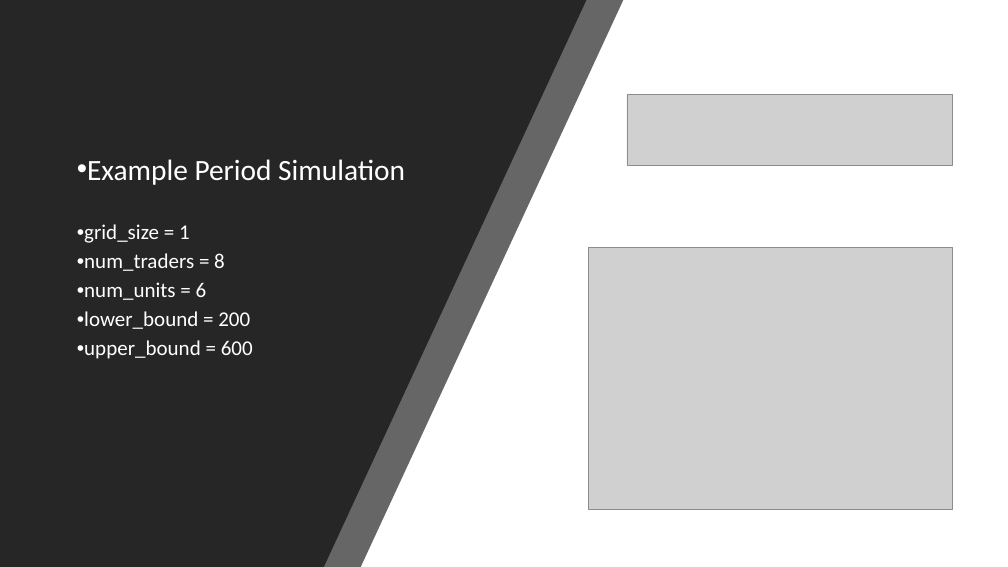
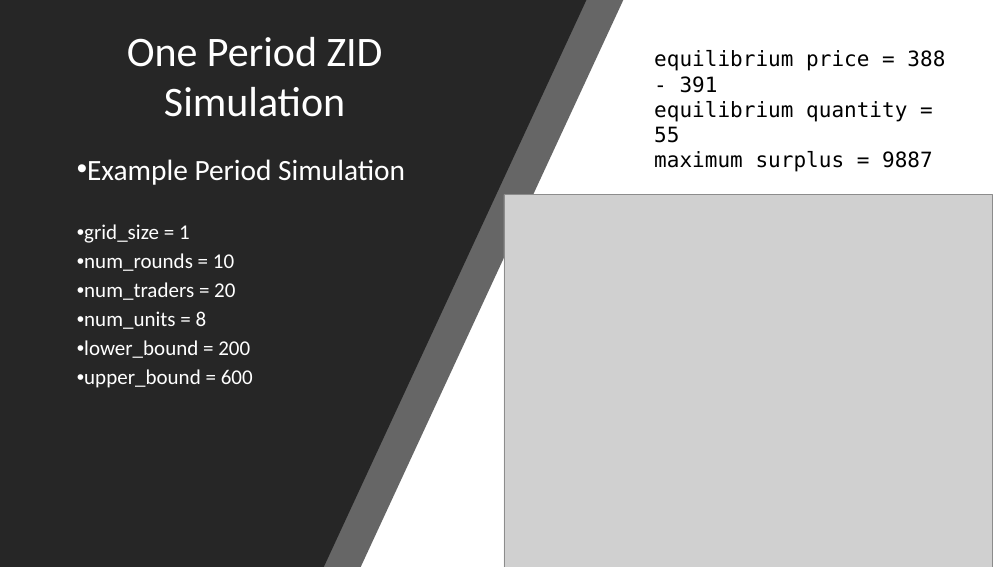
Before and after one commit to Kmccabe/dm_markets, a slide deck: slide 9 of talks/ZI Conference Talk V2.pptx. Drawn at 1008x567 pixels with LibreOffice and Linux fonts; fonts in the diff are those of the drawing; grey boxes stand for pictures. Boxes give left, top, right and bottom in pixels: in the first picture for what was removed or moved away, otherwise in the second. Text is boxed around its words. In the diff, an @@ line names an element or a change of style, - is before the commit and + after.

```diff
--- a/talks/ZI Conference Talk V2.pptx
+++ b/talks/ZI Conference Talk V2.pptx
@@ text added at <box>127,37,383,117</box>, 40 pt, text #FFFFFF @@
+One Period ZID Simulation
@@ text added at <box>654,50,945,172</box>, 20 pt, text #000000 @@
+equilibrium price = 388 - 391
+equilibrium quantity = 55
+maximum surplus = 9887
@@ picture removed at <box>627,95,952,166</box> @@
@@ picture: place and size @@
-picture at <box>588,247,953,510</box>
+picture at <box>504,194,993,567</box>
@@ text at <box>84,253,235,329</box>: text changed @@
-• num_traders = 8
-• num_units = 6
+• num_rounds = 10
+• num_traders = 20
+• num_units = 8
```
Also in this commit, not shown: 3 slides added, 1 slide removed, 1 other file.
